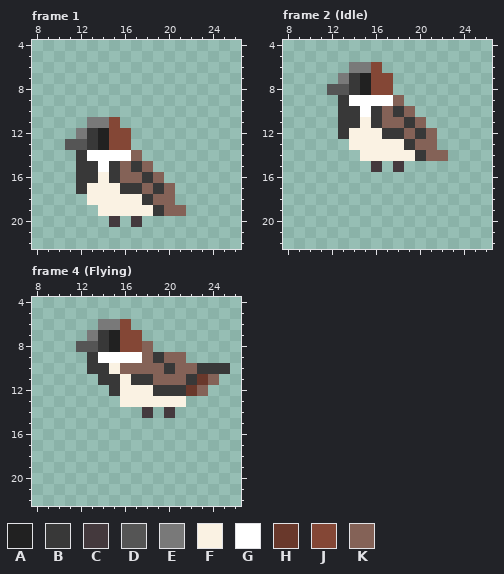
File history of a pixel-art file, Assets/Graphics/Characters/Birds/House Sparrow.aseprite. That is the earlier state.
32x32 pixels, 6 frames. Shown: frame 1: x 8..26, y 4..22; frame 2 (Idle): x 8..26, y 4..22; frame 4 (Flying): x 8..26, y 4..22. The commit also changed other frames, which this record leaves out.
Palette (. is transparent): A #212121  B #383838  C #44393d  D #555555  E #797979  F #faf2e3  G #ffffff  H #69382b  J #844736  K #846257
Pixels before, frame 1, first column x 11:
11 ..EEJ......
12 .EBAJJ.....
13 DDBAJJ.....
14 .BGGGGK....
15 .BBGBKBK...
16 .BBFBKKBK..
17 .BFFFBBKBK.
18 ..FFFFFBKK.
19 ...FFFFFBKK
20 ....C.C....
Pixels before, frame 2 (Idle), first column x 12:
 6 ..EEJ......
 7 .EBAJJ.....
 8 DDBAJJ.....
 9 .BGGGGK....
10 .BBGBKBK...
11 .BBFBKKBK..
12 .BFFFBBKBK.
13 ..FFFFFBKK.
14 ...FFFFFBKK
15 ....C.C....
Pixels before, frame 4 (Flying), first column x 12:
 6 ..EEJ.........
 7 .EBAJJ........
 8 DDBAJJK.......
 9 .BGGGGKBKK....
10 .BBFKKKKBKKBBB
11 ..BBFBBKKKBHK.
12 ...BFFFBBBHK..
13 ....FFFFFF....
14 ......C.C.....
The same view after the edit:
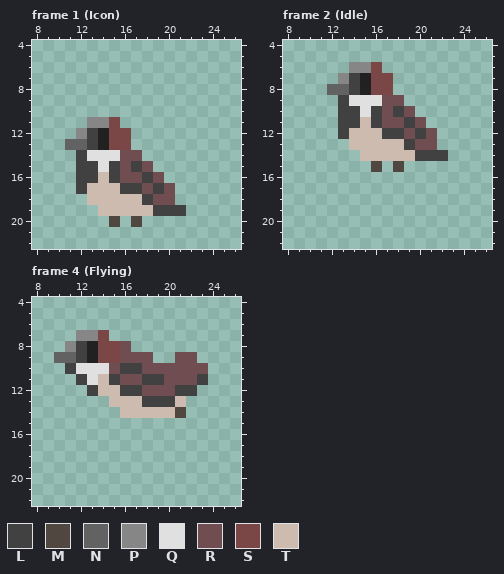
Colours new in this view: L #414141  M #514741  N #626262  P #868686  Q #e0e0e0  R #6f4d50  S #7b4646  T #cdbbb0
Diff:
Changed rows in their new state; - is an unchanged pixel.
Frame 1 (Icon), layer "Layer 1":
first column x 11:
11 --PPS------
12 -PL-SS-----
13 NNL-SS-----
14 -LQQQRR----
15 -LLQLRLR---
16 -LLTLRRLR--
17 -LTTTLLRLR-
18 --TTTTTLRR-
19 ---TTTTTLLL
20 ----M-M----
Frame 2 (Idle), layer "Layer 1":
first column x 12:
 6 --PPS------
 7 -PL-SS-----
 8 NNL-SS-----
 9 -LQQQRR----
10 -LLQLRLR---
11 -LLTLRRLR--
12 -LTTTLLRLR-
13 --TTTTTLRR-
14 ---TTTTTLLL
15 ----M-M----
Frame 4 (Flying), layer "Layer 1":
first column x 10:
 6 ----...---------
 7 --PPS...--------
 8 -PLASSR..-------
 9 NNLASSRRR..RR---
10 -LQQQRLLRRRRRR..
11 --LQTLRRLLRRRL.-
12 ---LTTLLRRRLL.--
13 -----TTTLLLT----
14 ------TTTTTM----
Boxes around the changes in both pictures, in picture pixels (x1, y1, x2, y2):
changed: (65, 117, 186, 227)
changed: (327, 62, 448, 172)
changed: (54, 319, 230, 418)
